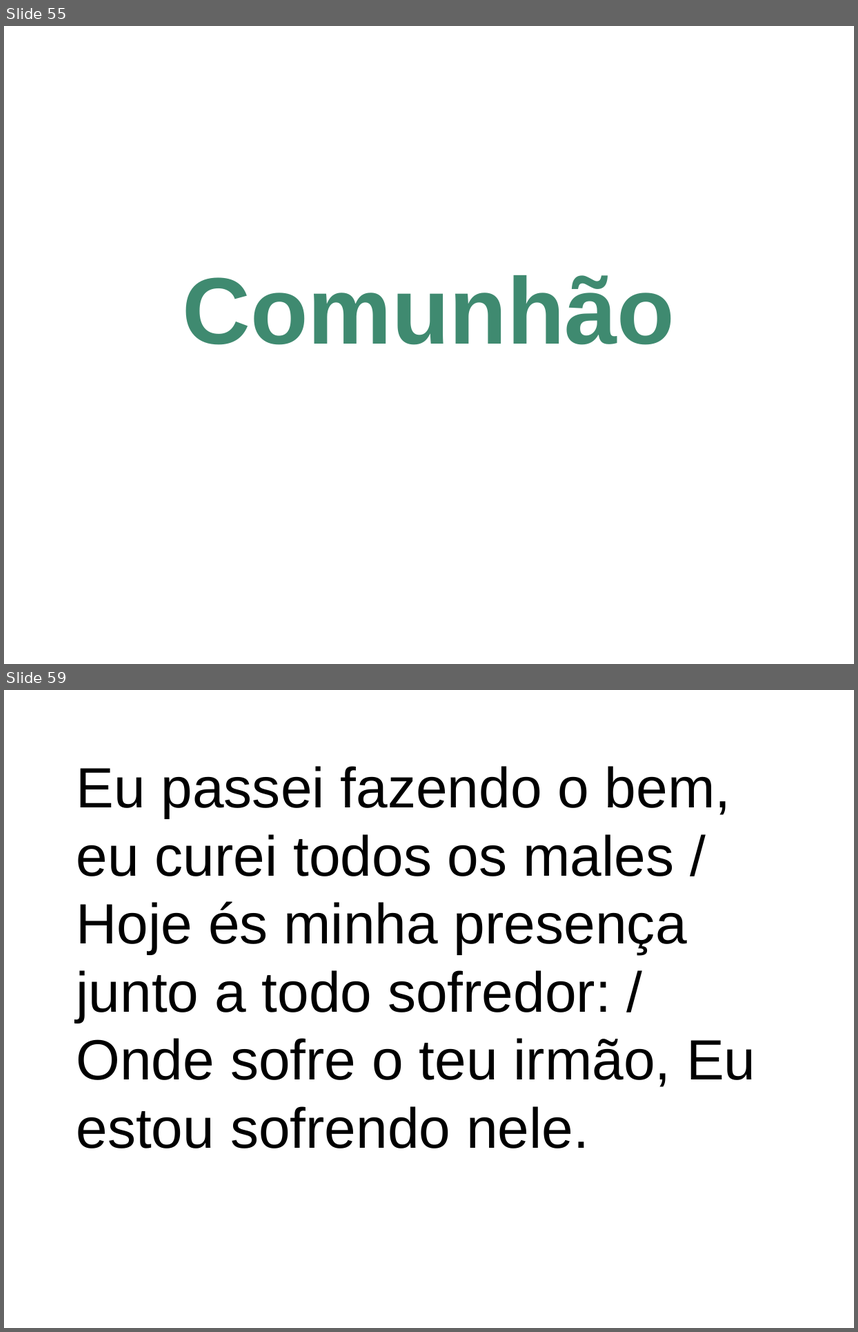
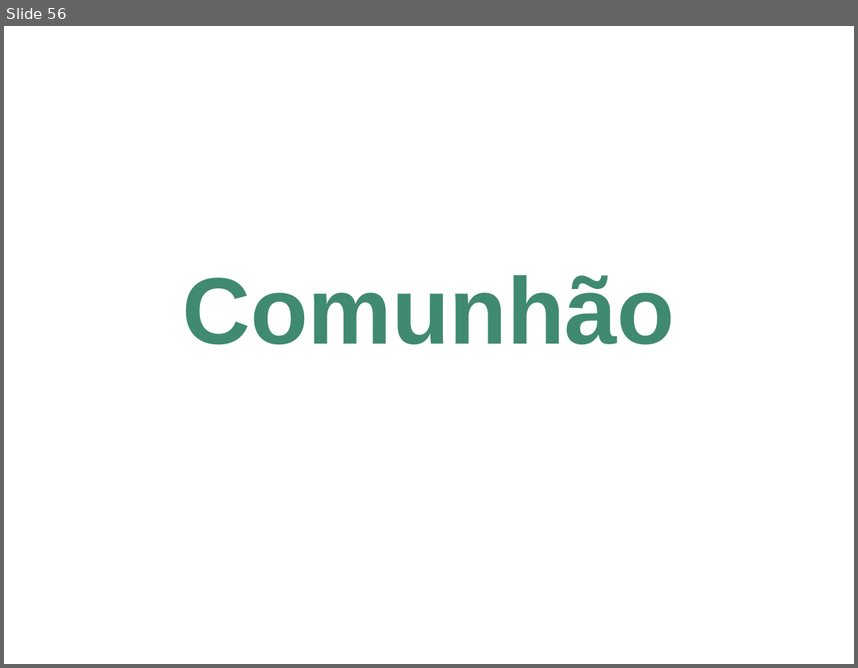
Before and after one commit to inmjava/MissaGenerator, a slide deck: cantos-ppt.ppt. Shown one above the other, each under a label of ours: slides 55 and 59 before the commit, slide 56 after it; the slides between them are not shown. The pictures are 858x1332 and 858x668 pixels, drawn with LibreOffice and Linux fonts; fonts in the diff are those of the drawing. Boxes give left, top, right and bottom in pixels: in the first picture for what was removed or moved away, otherwise in the second. Text is boxed around its words. In the diff, an @@ line names an element or a change of style, - is before the commit and + after.

Commit message:
Missa de Hoje

```diff
--- a/cantos-ppt.ppt
+++ b/cantos-ppt.ppt
@@ slide 59 removed at [4, 690, 854, 1328], background #FFFFFF @@
@@ title removed at [76, 766, 755, 1148] @@
-Eu passei fazendo o bem, eu curei todos os males / Hoje és minha presença junto a todo sofredor: / Onde sofre o teu irmão, Eu estou sofrendo nele.
@@ what was slide 55 is now slide 56 @@
```
Also in this commit, not shown: 43 slides added, 45 other slides removed, 7 other files.
